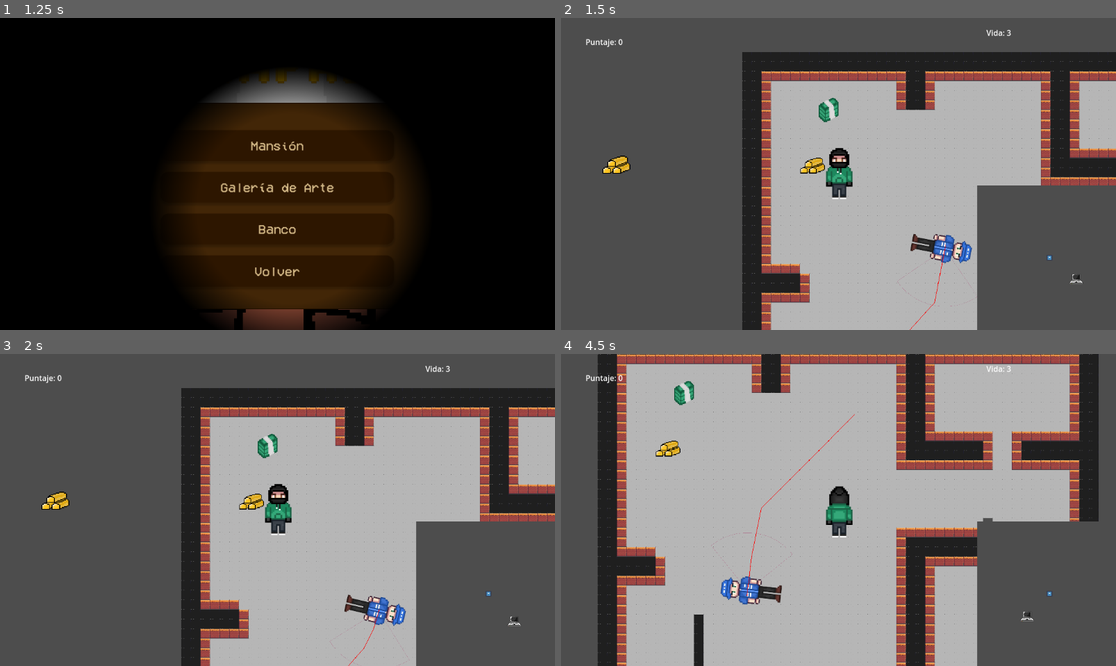
Above: before the commit, frames 1-4 (two rows, left to right).
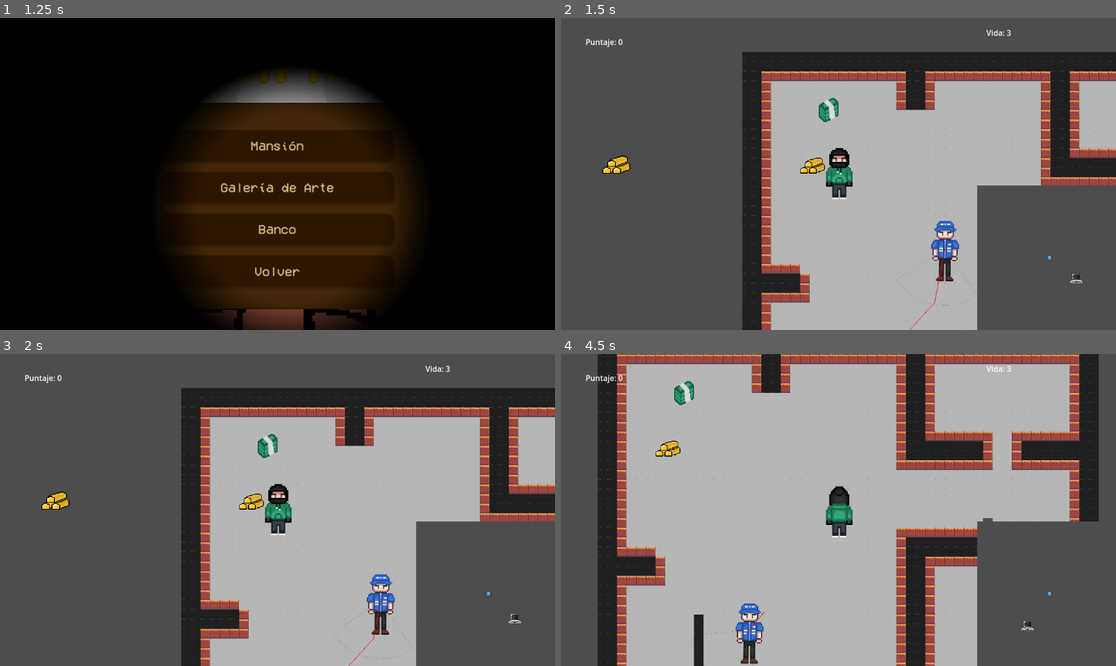
Above: after the commit, the same moments.

Repository: Xan-0/SilentStrikers
Game: Godot game, scene res://Escenas/main_menu.tscn
The game is run twice, just before and just after one commit, with the same random seed, the same clock (stepped at 60 frames per second) and the same inputs. The engine's default icon, where the game draws it, is replaced by a stand-in: a white triangle on a blue panel in a dark square.
Inputs (mouse positions are in pixels of both pictures, inside the frame that each line leads up to):
- Up to frame 1 (1.25 s): click "Empezar juego" at 0.5 s
- Up to frame 2 (1.5 s): click "Mansión" at 1.25 s
- Up to frame 3 (2 s): no input
- Up to frame 4 (4.5 s): move the mouse to (960, 494) at 2.02 s; hold Right (ui_right) 2.03-2.78 s; tap E (interactuar) every 0.75 s from 2.1 to 4.35 s; move the mouse to (727, 525) at 2.77 s; hold Down (ui_down) 2.78-3.53 s; move the mouse to (894, 441) at 3.52 s; hold Right (ui_right) 3.53-4.28 s; move the mouse to (810, 572) at 4.27 s; hold Up (ui_up) from 4.28 s (still down)

Frame 1 is identical in both runs. In frame 2, 0.9% of the frame differs, in the area x 60-94%, y 65-93%; in frame 3, 1.1%; in frame 4, 1.5%, in the area x 23-86%, y 19-100%.
Error in both runs: Invalid assignment of property or key 'value' with value of type 'int' on a base object of type 'null instance'. (res://Escenas/canvas_layer.gd:23)

Commit message:
Cambios a guardia y a player

Diff:
--- a/Silent Strikers (Alfa Muy temprana)/Codigos/Guardia.gd
+++ b/Silent Strikers (Alfa Muy temprana)/Codigos/Guardia.gd
@@ -1,9 +1,4 @@
 extends CharacterBody2D
-
-#Se editó la func check_vision() para que, si está en estado SEARCHING, pueda detectar al jugador correctamente,
-#También ahora es más difícil perder al guardia por el chasing_timer, similar al searching_timer en el check_vision(),
-#Lo que hace es que, una vez se cambia a estado de persecución, seguirá actualizando constantemente la última posición
-#Del jugador mientras éste se encuentre en su campo de visión, además se cambia el tamaño del cono y ángulo de visión cuando se cambia de estado
 
 ## --- Variables de Movimiento y Navegación ---
 var speed = 300
@@ -11,6 +6,7 @@
 var forward
 @export var patrol_points: Array[NodePath] = []
 var player: CharacterBody2D
+var rotation2 = rotation #rotación usada para la vision, No es la rotación del guardia
 
 @onready var navigation_agent: NavigationAgent2D = $NavigationAgent2D
 
@@ -36,9 +32,10 @@
 var chase_duration = 8.0 # Segundos que dura el estado de persecución activado después de obtener la última posición del jugador
 var chasing_timer = 0.0
 
-## --- Dibujo ---
+## --- Dibujo y Animación ---
 @export var draw_vision_cone: bool = true
 @export var vision_cone_color: Color = Color(1, 1, 0, 0.3)
+@onready var animations: AnimationPlayer = get_node("AnimationPlayer")
 
 func _ready():
 	player = get_node("../Ladron")
@@ -52,6 +49,8 @@
 	vision_raycast.force_raycast_update()
 
 func _physics_process(delta):
+	if player.invisible():
+		current_state = State.PATROLLING
 	forward = (navigation_agent.get_next_path_position() - global_position).normalized()
 	if forward == Vector2.ZERO:
 		forward = Vector2.RIGHT.rotated(rotation) # fallback si no hay camino
@@ -61,20 +60,35 @@
 		State.PATROLLING:
 			vision_range = 300
 			vision_angle_degrees = 90
+			speed = 200
 			_process_patrolling(delta)
 		State.CHASING:
 			vision_range = 600
 			vision_angle_degrees = 120
+			speed = 300
 			_process_chasing(delta)
 		State.SEARCHING:
 			vision_range = 400
 			vision_angle_degrees = 90
+			speed = 200
 			_process_searching(delta)
 
 	# Rotación
 	var move_dir = velocity.normalized()
 	if move_dir != Vector2.ZERO:
-		rotation = move_dir.angle()
+		var horizontal = false
+		if move_dir.x > 0 and (move_dir.y > -0.3 and move_dir.y < 0.3):
+			animations.play("Derecha")
+			horizontal = true
+		elif move_dir.x < 0 and (move_dir.y > -0.3 and move_dir.y < 0.3):
+			animations.play("Izquierda")
+			horizontal = true
+		if not horizontal:
+			if move_dir.y > 0  or (move_dir.y > 0 and move_dir.x < 0) or (move_dir.y > 0 and move_dir.x > 0):
+				animations.play("Abajo")
+			elif move_dir.y < 0 or (move_dir.y < 0 and move_dir.x < 0) or (move_dir.y < 0 and move_dir.x > 0):
+				animations.play("Arriba")
+		rotation2 = move_dir.angle()
 
 	move_and_slide()
 
@@ -148,7 +162,7 @@
 		else:
 			if dot > limit_dot:
 				# ACTUALIZA SIEMPRE el raycast
-				if (vision_raycast.is_colliding() and vision_raycast.get_collider() == player) or chasing_timer > 0:
+				if (vision_raycast.is_colliding() and vision_raycast.get_collider() == player) or (chasing_timer > 0 and not player.invisible()):
 					detected_now = true
 					last_known_player_position = player.global_position
 					current_state = State.CHASING
@@ -174,8 +188,8 @@
 	var points = PackedVector2Array()
 
 	for i in range(segments + 1):
-		var angle = -half_angle + (half_angle * 2.0 * i / segments)
-		points.append(Vector2.RIGHT.rotated(angle) * vision_range)
+		var angle = -half_angle + ((half_angle) * 2.0 * i / segments)
+		points.append(Vector2.RIGHT.rotated(angle+rotation2) * vision_range)
 
 	if points.size() > 0:
 		draw_line(Vector2.ZERO, points[0], vision_cone_color, 1.0)
--- a/Silent Strikers (Alfa Muy temprana)/Escenas/Player.tscn
+++ b/Silent Strikers (Alfa Muy temprana)/Escenas/Player.tscn
@@ -100,6 +100,9 @@
 	modulate.a = transparencia
 	invisibilidad_usada = true
 
+func invisible():
+	return invisibilidad_usada
+
 #misma función que en Guardia.gd
 func _set_next_spawn_point():
 	if spawn_points.size() == 0:
